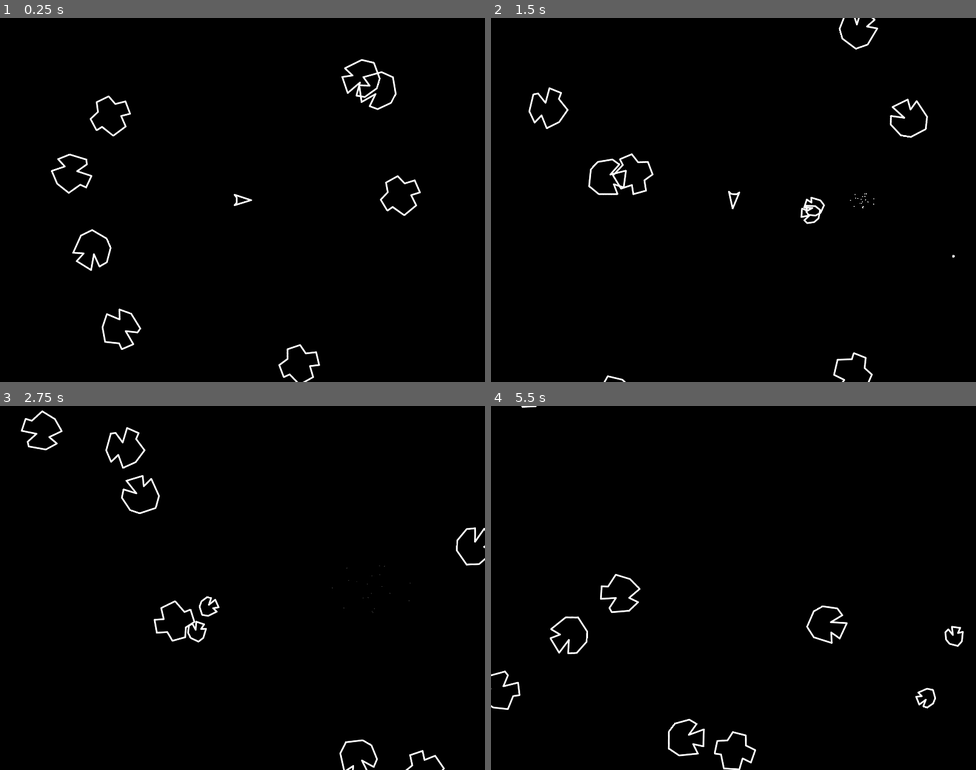
Above: before the commit, frames 1-4 (two rows, left to right).
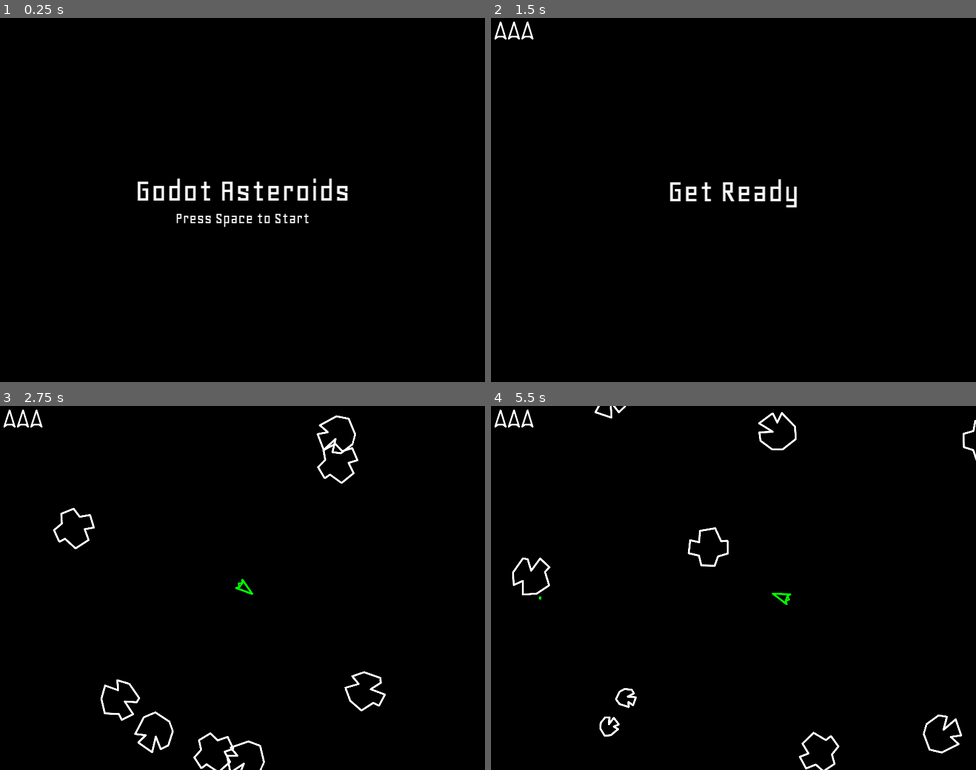
Above: after the commit, the same moments.

Repository: Synthian/godot-asteroids
Game: Godot game, scene res://main.tscn
Two runs of this game, one before a commit and one after it. Both use one fixed random seed, a clock stepped at 60 frames per second and the inputs below.
Inputs:
- Up to frame 1 (0.25 s): no input
- Up to frame 2 (1.5 s): tap Space (shoot) at 0.5, 0.6 s; hold D (move_right) 0.53-1.28 s; hold Enter (ui_accept) 0.53-1.28 s; hold A (move_left) from 1.28 s (still down); tap Enter (ui_accept) at 1.35 s
- Up to frame 3 (2.75 s): tap Enter (ui_accept) at 1.52, 1.82, 2.3 s; tap Space (shoot) at 1.55 s; release A (move_left) at 2.03 s; hold D (move_right) from 2.03 s (still down); hold W (boost) from 2.03 s (still down)
- Up to frame 4 (5.5 s): release W (boost) at 2.78 s; tap Space (shoot) at 2.85, 3.6, 4.55 s; tap Enter (ui_accept) at 3.02, 3.32, 4.35, 4.52, 4.82, 5.3 s; release D (move_right) at 3.53 s; hold Enter (ui_accept) 3.53-4.28 s; hold A (move_left) from 3.53 s (still down); hold W (boost) from 5.03 s (still down)

The runs differ from the first frame. In frame 1, 2.7% of the frame differs, in the area x 10-87%, y 11-100%; in frame 2, 2.0%; in frame 3, 2.7%, in the area x 0-100%, y 1-100%; in frame 4, 2.6%.

Commit message:
UI, lives, glow, player explosion, and more!

Diff:
--- a/bullet.tscn
+++ b/bullet.tscn
@@ -15,6 +15,7 @@
 speed = 750.0
 
 [node name="Sprite2D" type="Sprite2D" parent="."]
+self_modulate = Color(0, 7, 0, 1)
 texture = ExtResource("2_v15cx")
 
 [node name="CollisionShape2D" type="CollisionShape2D" parent="."]
--- /dev/null
+++ b/death_explosion.gd
@@ -0,0 +1,6 @@
+extends Node2D
+class_name DeathExplosion
+
+func init(position: Vector2, rotation: float) -> void:
+	self.position = position
+	self.rotation = rotation
--- /dev/null
+++ b/death_explosion.tscn
@@ -0,0 +1,53 @@
+[gd_scene load_steps=6 format=3 uid="uid://m2bcuvn6uh3g"]
+
+[ext_resource type="Script" path="res://death_explosion.gd" id="1_8kwbl"]
+[ext_resource type="Texture2D" uid="uid://dy3lughaub3nc" path="res://sprites/debris_long.png" id="2_imtcc"]
+[ext_resource type="Texture2D" uid="uid://mowjik1je1tx" path="res://sprites/debris_short.png" id="3_4r7nf"]
+[ext_resource type="Script" path="res://hull_particle.gd" id="3_kcf1h"]
+[ext_resource type="Script" path="res://velocity_component.gd" id="4_xxdch"]
+
+[node name="DeathExplosion" type="Node2D"]
+script = ExtResource("1_8kwbl")
+
+[node name="left_hull" type="Sprite2D" parent="." node_paths=PackedStringArray("velocityComponent")]
+self_modulate = Color(0, 3, 0, 1)
+position = Vector2(0, -10)
+rotation = 0.261799
+texture = ExtResource("2_imtcc")
+script = ExtResource("3_kcf1h")
+velocityComponent = NodePath("VelocityComponent")
+speed = 100
+direction = 1.5
+
+[node name="VelocityComponent" type="Node" parent="left_hull"]
+script = ExtResource("4_xxdch")
+maxSpeed = 1000.0
+spinVelocity = 3.0
+
+[node name="right_hull" type="Sprite2D" parent="." node_paths=PackedStringArray("velocityComponent")]
+self_modulate = Color(0, 3, 0, 1)
+position = Vector2(0, 10)
+rotation = -0.261799
+texture = ExtResource("2_imtcc")
+script = ExtResource("3_kcf1h")
+velocityComponent = NodePath("VelocityComponent")
+speed = 200
+direction = -1.0
+
+[node name="VelocityComponent" type="Node" parent="right_hull"]
+script = ExtResource("4_xxdch")
+spinVelocity = -2.0
+
+[node name="rear_hull" type="Sprite2D" parent="." node_paths=PackedStringArray("velocityComponent")]
+self_modulate = Color(0, 3, 0, 1)
+position = Vector2(-28, 0)
+rotation = 1.5708
+texture = ExtResource("3_4r7nf")
+script = ExtResource("3_kcf1h")
+velocityComponent = NodePath("VelocityComponent")
+speed = 50
+direction = 3.0
+
+[node name="VelocityComponent" type="Node" parent="rear_hull"]
+script = ExtResource("4_xxdch")
+spinVelocity = 4.0
--- a/explosion.gd
+++ b/explosion.gd
@@ -1,5 +1,7 @@
 extends Node2D
 class_name Explosion
+
+static var PARTICLE_COUNT := 20
 
 @export var particleScene: PackedScene
 var maxSpeed: int
@@ -9,7 +11,7 @@
 	self.maxSpeed = maxSpeed
 
 func _ready() -> void:
-	for x in 20:
+	for x in PARTICLE_COUNT:
 		var particle: ExplosionParticle = particleScene.instantiate()
 		particle.init(Vector2.from_angle(randf_range(0, TAU)) * randi_range(0, maxSpeed))
 		add_child(particle)
--- a/explosion.tscn
+++ b/explosion.tscn
@@ -6,3 +6,10 @@
 [node name="Explosion" type="Node2D"]
 script = ExtResource("1_y7ies")
 particleScene = ExtResource("2_etgcr")
+
+[node name="Timer" type="Timer" parent="."]
+wait_time = 3.0
+one_shot = true
+autostart = true
+
+[connection signal="timeout" from="Timer" to="." method="queue_free"]
--- a/explosion_particle.gd
+++ b/explosion_particle.gd
@@ -9,5 +9,5 @@
 
 func fadeOut() -> void:
 	var tween := get_tree().create_tween()
-	tween.tween_property($Sprite2D, "modulate", Color.TRANSPARENT, 1)
+	tween.tween_property($Sprite2D, "self_modulate", Color.TRANSPARENT, 1)
 	tween.tween_callback(queue_free)
--- a/explosion_particle.tscn
+++ b/explosion_particle.tscn
@@ -5,10 +5,11 @@
 [ext_resource type="Script" path="res://velocity_component.gd" id="3_lvoe7"]
 
 [node name="ExplosionParticle" type="Node2D"]
+scale = Vector2(0.75, 0.75)
 script = ExtResource("1_iaevg")
 
 [node name="Sprite2D" type="Sprite2D" parent="."]
-scale = Vector2(0.5, 0.5)
+self_modulate = Color(3, 3, 3, 1)
 texture = ExtResource("1_jt210")
 
 [node name="VelocityComponent" type="Node" parent="."]
--- /dev/null
+++ b/hull_particle.gd
@@ -0,0 +1,12 @@
+extends Sprite2D
+
+@export var velocityComponent: VelocityComponent
+@export var speed: int
+@export var direction: float
+
+func _ready() -> void:
+	velocityComponent.linearVelocity = Vector2.from_angle(direction) * speed
+
+func _process(delta: float) -> void:
+	velocityComponent.move(self, delta)
+	velocityComponent.spin(self, delta)
--- a/large_asteroid.tscn
+++ b/large_asteroid.tscn
@@ -37,6 +37,7 @@
 maxSpeed = 200
 
 [node name="AnimatedSprite2D" type="AnimatedSprite2D" parent="."]
+self_modulate = Color(2, 2, 2, 1)
 sprite_frames = SubResource("SpriteFrames_jb8t2")
 
 [node name="CollisionShape2D" type="CollisionShape2D" parent="."]
--- a/main.gd
+++ b/main.gd
@@ -1,17 +1,44 @@
 extends Node
+
+static var STARTING_ASTEROIDS := 8
+static var STARTING_LIVES := 3
+static var EXPLOSION_SIZE: Dictionary = {
+	"LARGE": 70,
+	"MEDIUM": 50,
+	"SMALL": 30
+}
 
 @export var largeAsteroid: PackedScene
 @export var mediumAsteroid: PackedScene
 @export var smallAsteroid: PackedScene
-@export var explosionScene: PackedScene
+@export var asteroidExplosionScene: PackedScene
+@export var playerExplosionScene: PackedScene
+
+var level := 0
+var lives := STARTING_LIVES
 
 func _ready() -> void:
 	randomize()
-	newGame()
+	get_tree().paused = true
+	openMainMenu()
+
+func openMainMenu() -> void:
+	$UI.setTitleVisibility(true)
 
 func newGame() -> void:
-	$Player.start($StartPosition.position)
-	for x in 8:
+	level = 1
+	get_tree().paused = false
+	$UI.setGetReadyVisibility(true)
+	$UI.setLifeCount(3)
+	$ReadyTimer.start()
+
+func startLevel() -> void:
+	$UI.setGetReadyVisibility(false)
+	initLevel()
+	$Player.start($StartPosition.position, false)
+
+func initLevel() -> void:
+	for x in STARTING_ASTEROIDS:
 		var asteroid: Asteroid = largeAsteroid.instantiate()
 		var randomPosition: Vector2 = $StartPosition.position + Vector2.from_angle(randf_range(0, TAU)) * 500
 		var randomDirection := randf_range(0 , TAU)
@@ -20,6 +47,11 @@
 		asteroid.add_to_group("asteroids")
 		add_child(asteroid)
 
+#func _process(_delta: float) -> void:
+	# var asteroids := get_tree().get_nodes_in_group("asteroids")
+	# if asteroids.size() == 0:
+		# call_deferred("newGame")
+
 func largeAsteroidHit(lgAsteroid: Asteroid) -> void:
 	for x in 2:
 		var mdAsteroid: Asteroid = mediumAsteroid.instantiate()
@@ -27,7 +59,7 @@
 		mdAsteroid.connect("hit", mediumAsteroidHit)
 		mdAsteroid.add_to_group("asteroids")
 		call_deferred("add_child", mdAsteroid)
-	explode(lgAsteroid.position, 70)
+	explodeAsteroid(lgAsteroid.position, EXPLOSION_SIZE["LARGE"])
 	lgAsteroid.queue_free()
 
 func mediumAsteroidHit(mdAsteroid: Asteroid) -> void:
@@ -37,18 +69,23 @@
 		smAsteroid.connect("hit", smallAsteroidHit)
 		smAsteroid.add_to_group("asteroids")
 		call_deferred("add_child", smAsteroid)
-	explode(mdAsteroid.position, 50)
+	explodeAsteroid(mdAsteroid.position, EXPLOSION_SIZE["MEDIUM"])
 	mdAsteroid.queue_free()
 
 func smallAsteroidHit(smAsteroid: Asteroid) -> void:
-	explode(smAsteroid.position, 30)
+	explodeAsteroid(smAsteroid.position, EXPLOSION_SIZE["SMALL"])
 	smAsteroid.queue_free()
 
-	var asteroids: Array[Node] = get_tree().get_nodes_in_group("asteroids")
-	if asteroids.size() == 1:
-		call_deferred("newGame")
-
-func explode(position: Vector2, size: int) -> void:
-	var explosion: Explosion = explosionScene.instantiate()
+func explodeAsteroid(position: Vector2, size: int) -> void:
+	var explosion: Explosion = asteroidExplosionScene.instantiate()
 	explosion.init(position, size)
 	call_deferred("add_child", explosion)
+
+func playerDeath() -> void:
+	lives -= 1
+	$UI.setLifeCount(lives)
+	if (lives > 0):
+		$RespawnTimer.start()
+
+func respawn() -> void:
+	$Player.start($StartPosition.position, true)
--- a/main.tscn
+++ b/main.tscn
@@ -6,15 +6,44 @@
 [ext_resource type="PackedScene" uid="uid://dh77lx5d5carj" path="res://medium_asteroid.tscn" id="3_a026w"]
 [ext_resource type="PackedScene" uid="uid://dv5gsi1wujces" path="res://small_asteroid.tscn" id="4_bvvbe"]
 [ext_resource type="PackedScene" uid="uid://cyd745u8ajkgn" path="res://explosion.tscn" id="5_hw1jj"]
+[ext_resource type="PackedScene" uid="uid://m2bcuvn6uh3g" path="res://death_explosion.tscn" id="6_8svuv"]
+[ext_resource type="PackedScene" uid="uid://4t34ma5alhnn" path="res://ui.tscn" id="8_h0iki"]
+
+[sub_resource type="Environment" id="Environment_ps3ec"]
+background_mode = 3
+glow_enabled = true
+glow_intensity = 0.3
+glow_strength = 0.8
+glow_blend_mode = 1
 
 [node name="Main" type="Node"]
 script = ExtResource("1_cdvds")
 largeAsteroid = ExtResource("3_34tli")
 mediumAsteroid = ExtResource("3_a026w")
 smallAsteroid = ExtResource("4_bvvbe")
-explosionScene = ExtResource("5_hw1jj")
+asteroidExplosionScene = ExtResource("5_hw1jj")
+playerExplosionScene = ExtResource("6_8svuv")
 
 [node name="Player" parent="." instance=ExtResource("1_ii6b8")]
+visible = false
 
 [node name="StartPosition" type="Marker2D" parent="."]
 position = Vector2(720, 540)
+
+[node name="WorldEnvironment" type="WorldEnvironment" parent="."]
+environment = SubResource("Environment_ps3ec")
+
+[node name="UI" parent="." instance=ExtResource("8_h0iki")]
+process_mode = 3
+
+[node name="ReadyTimer" type="Timer" parent="."]
+wait_time = 2.0
+one_shot = true
+
+[node name="RespawnTimer" type="Timer" parent="."]
+one_shot = true
+
+[connection signal="hit" from="Player" to="." method="playerDeath"]
+[connection signal="start" from="UI" to="." method="newGame"]
+[connection signal="timeout" from="ReadyTimer" to="." method="startLevel"]
+[connection signal="timeout" from="RespawnTimer" to="." method="respawn"]
--- a/medium_asteroid.tscn
+++ b/medium_asteroid.tscn
@@ -37,6 +37,7 @@
 maxSpeed = 300
 
 [node name="AnimatedSprite2D" type="AnimatedSprite2D" parent="."]
+self_modulate = Color(2, 2, 2, 1)
 sprite_frames = SubResource("SpriteFrames_jb8t2")
 
 [node name="CollisionShape2D" type="CollisionShape2D" parent="."]
--- a/player.gd
+++ b/player.gd
@@ -3,9 +3,13 @@
 
 @export var rotationSpeed: float = 3 # Radians per second
 @export var bulletScene: PackedScene
+@export var explosionScene: PackedScene
+
+var alive := false
+var invincible := false
 
 func _process(delta: float) -> void:
-	if !visible: return
+	if !alive: return
 
 	var spinVelocity: float = 0.0
 	if Input.is_action_pressed("move_right"):
@@ -31,12 +35,37 @@
 		bullet.init($GunPosition.global_position, rotation, $VelocityComponent.linearVelocity)
 		add_sibling(bullet)
 
+		if (invincible):
+			invulnExpire()
+			$InvulnTimer.stop()
+
 func _on_area_entered(_body: Node2D) -> void:
-	hide()
+	self.alive = false
+	visible = false
+	var explosion: DeathExplosion = explosionScene.instantiate()
+	explosion.init(position, rotation)
+	call_deferred("add_sibling", explosion)
+	$CollisionPolygon2D.set_deferred("disabled", true)
 	hit.emit()
-	$CollisionPolygon2D.set_deferred("disabled", true)
 
-func start(pos: Vector2) -> void:
+func start(pos: Vector2, iframes: bool) -> void:
+	alive = true
+	visible = true
 	position = pos
-	show()
-	$CollisionPolygon2D.disabled = false
+	rotation = 0
+	$VelocityComponent.linearVelocity = Vector2(0,0)
+	if iframes:
+		invincible = true
+		$BlinkTimer.start()
+		$InvulnTimer.start()
+	else:
+		$CollisionPolygon2D.set_deferred("disabled", false)
+
+func invulnExpire() -> void:
+	invincible = false
+	visible = true
+	$BlinkTimer.stop()
+	$CollisionPolygon2D.set_deferred("disabled", false)
+
+func blink() -> void:
+	visible = !visible
--- a/player.tscn
+++ b/player.tscn
@@ -1,9 +1,10 @@
-[gd_scene load_steps=8 format=3 uid="uid://drhd4rqy7o2in"]
+[gd_scene load_steps=9 format=3 uid="uid://drhd4rqy7o2in"]
 
 [ext_resource type="Script" path="res://edge_component.gd" id="1_5877a"]
 [ext_resource type="Script" path="res://player.gd" id="1_fxocp"]
 [ext_resource type="PackedScene" uid="uid://bu34kpbmg1nlk" path="res://bullet.tscn" id="2_uemqq"]
 [ext_resource type="Texture2D" uid="uid://bw607ayapj0nw" path="res://sprites/ship.png" id="3_e0ol8"]
+[ext_resource type="PackedScene" uid="uid://m2bcuvn6uh3g" path="res://death_explosion.tscn" id="3_tm0p0"]
 [ext_resource type="Texture2D" uid="uid://jcihueuebf60" path="res://sprites/ship_boost.png" id="4_3jq6e"]
 [ext_resource type="Script" path="res://velocity_component.gd" id="4_mlbe4"]
 
@@ -30,9 +31,11 @@
 collision_mask = 2
 script = ExtResource("1_fxocp")
 bulletScene = ExtResource("2_uemqq")
+explosionScene = ExtResource("3_tm0p0")
 metadata/_edit_group_ = true
 
 [node name="AnimatedSprite2D" type="AnimatedSprite2D" parent="."]
+self_modulate = Color(0, 2, 0, 1)
 sprite_frames = SubResource("SpriteFrames_01lou")
 animation = &"boost"
 
@@ -51,4 +54,13 @@
 [node name="GunPosition" type="Marker2D" parent="."]
 position = Vector2(24, 0)
 
+[node name="InvulnTimer" type="Timer" parent="."]
+wait_time = 3.0
+one_shot = true
+
+[node name="BlinkTimer" type="Timer" parent="."]
+wait_time = 0.15
+
 [connection signal="area_entered" from="." to="." method="_on_area_entered"]
+[connection signal="timeout" from="InvulnTimer" to="." method="invulnExpire"]
+[connection signal="timeout" from="BlinkTimer" to="." method="blink"]
--- a/project.godot
+++ b/project.godot
@@ -59,3 +59,4 @@
 [rendering]
 
 environment/defaults/default_clear_color=Color(0, 0, 0, 1)
+viewport/hdr_2d=true
--- a/small_asteroid.tscn
+++ b/small_asteroid.tscn
@@ -37,6 +37,7 @@
 maxSpeed = 400
 
 [node name="AnimatedSprite2D" type="AnimatedSprite2D" parent="."]
+self_modulate = Color(2, 2, 2, 1)
 sprite_frames = SubResource("SpriteFrames_jb8t2")
 
 [node name="CollisionShape2D" type="CollisionShape2D" parent="."]
--- /dev/null
+++ b/ui.gd
@@ -0,0 +1,25 @@
+extends CanvasLayer
+class_name UI
+
+signal start
+
+@export var lifeTexture: Texture
+
+func setTitleVisibility(visible: bool) -> void:
+	$MainMenu.visible = visible
+
+func setGetReadyVisibility(visible: bool) -> void:
+	$GetReady.visible = visible
+
+func _input(event: InputEvent) -> void:
+	if event.is_action_pressed("ui_accept") && $MainMenu.visible:
+		start.emit()
+		$MainMenu.hide()
+
+func setLifeCount(lives: int) -> void:
+	for n in $Lives.get_children():
+		n.queue_free()
+	for x in lives:
+		var life := TextureRect.new()
+		life.texture = lifeTexture
+		$Lives.add_child(life)
--- /dev/null
+++ b/ui.tscn
@@ -0,0 +1,55 @@
+[gd_scene load_steps=4 format=3 uid="uid://4t34ma5alhnn"]
+
+[ext_resource type="Script" path="res://ui.gd" id="1_is03e"]
+[ext_resource type="FontFile" uid="uid://dmiq14qcov2c" path="res://Geo-Regular.ttf" id="1_n0co1"]
+[ext_resource type="Texture2D" uid="uid://5p56yrdtrnjp" path="res://sprites/life.png" id="2_m8k3v"]
+
+[node name="UI" type="CanvasLayer"]
+script = ExtResource("1_is03e")
+lifeTexture = ExtResource("2_m8k3v")
+
+[node name="GetReady" type="Label" parent="."]
+visible = false
+offset_left = 400.5
+offset_top = 461.5
+offset_right = 1039.5
+offset_bottom = 564.5
+theme_override_fonts/font = ExtResource("1_n0co1")
+theme_override_font_sizes/font_size = 100
+text = "Get Ready"
+horizontal_alignment = 1
+
+[node name="MainMenu" type="VBoxContainer" parent="."]
+visible = false
+anchors_preset = 8
+anchor_left = 0.5
+anchor_top = 0.5
+anchor_right = 0.5
+anchor_bottom = 0.5
+offset_left = -319.5
+offset_top = -78.5
+offset_right = 319.5
+offset_bottom = 78.5
+grow_horizontal = 2
+grow_vertical = 2
+
+[node name="Title" type="Label" parent="MainMenu"]
+layout_mode = 2
+theme_override_fonts/font = ExtResource("1_n0co1")
+theme_override_font_sizes/font_size = 100
+text = "Godot Asteroids"
+horizontal_alignment = 1
+
+[node name="Instructions" type="Label" parent="MainMenu"]
+layout_mode = 2
+size_flags_vertical = 1
+theme_override_fonts/font = ExtResource("1_n0co1")
+theme_override_font_sizes/font_size = 48
+text = "Press Space to Start"
+horizontal_alignment = 1
+
+[node name="Lives" type="HBoxContainer" parent="."]
+offset_left = 10.0
+offset_top = 10.0
+offset_right = 50.0
+offset_bottom = 66.0
Binary file added: Geo-Regular.ttf
Not shown, added: Geo-Regular.ttf.import
Not shown: 1 places in main.tscn that only renumber resources
Binary file added: sprites/life.png
Not shown, added: sprites/life.png.import
